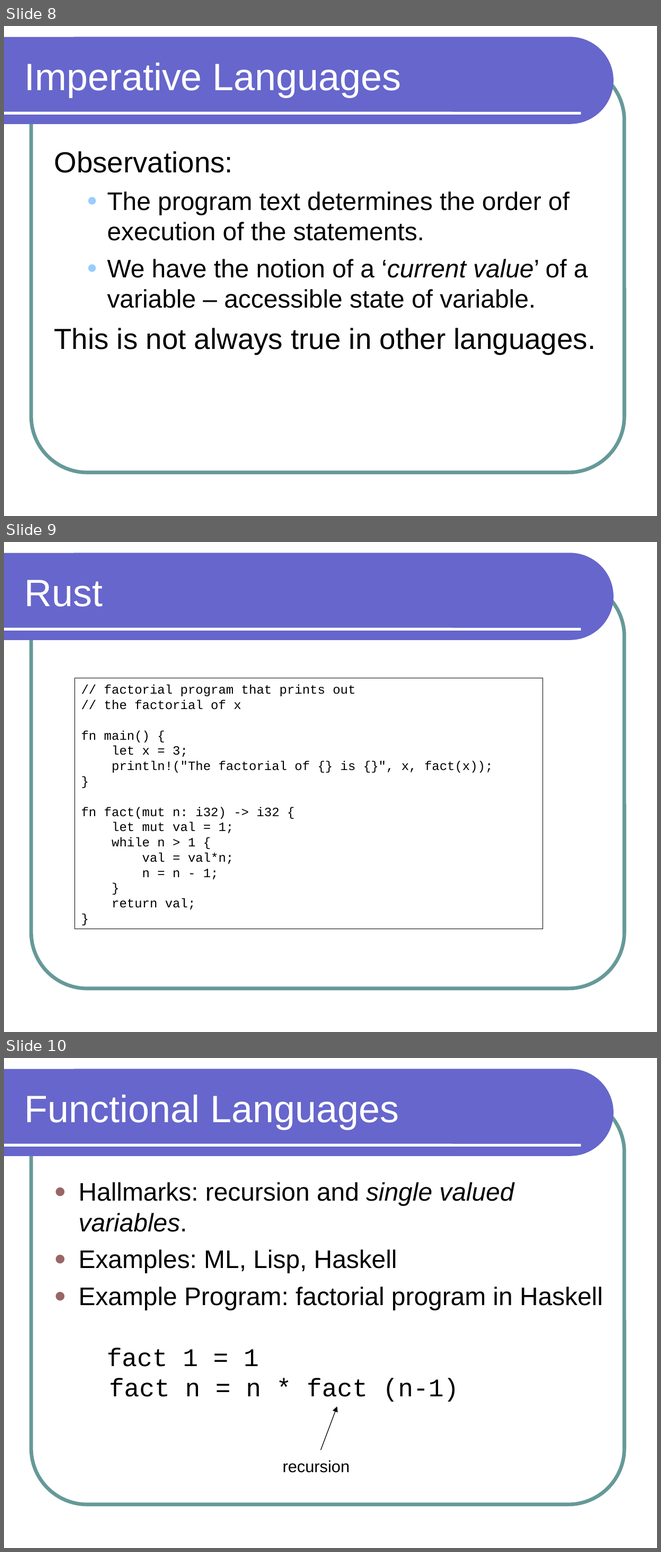
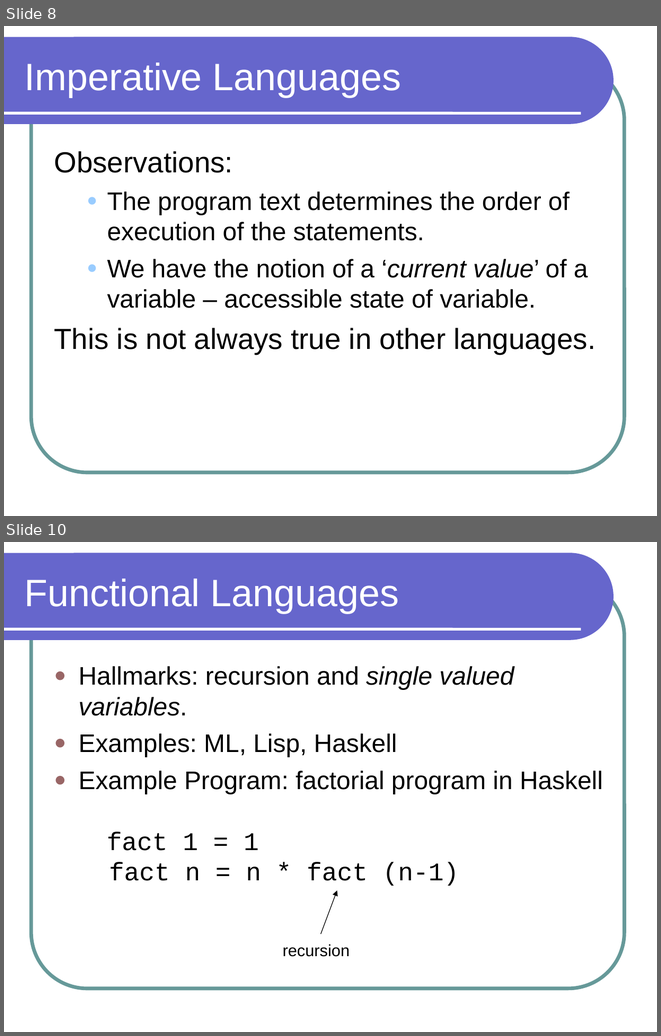
Before and after one commit to lutzhamel/CSC301, a slide deck: notes/csc301-ln001.ppt. Shown one above the other, each under a label of ours: slides 8, 9 and 10 before the commit, slides 8 and 10 after it; the slides between them are not shown. The pictures are 661x1552 and 661x1036 pixels, drawn with LibreOffice and Linux fonts; fonts in the diff are those of the drawing. Boxes give left, top, right and bottom in pixels: in the first picture for what was removed or moved away, otherwise in the second. Text is boxed around its words. In the diff, an @@ line names an element or a change of style, - is before the commit and + after.

```diff
--- a/notes/csc301-ln001.ppt
+++ b/notes/csc301-ln001.ppt
@@ slide 9 removed at <box>4,542,657,1032</box>, background #FFFFFF; not listed: 3 template elements that a slide beside it also shows @@
@@ title removed at <box>25,580,103,607</box> @@
-Rust
@@ rectangle removed at <box>74,678,542,928</box> @@
-// factorial program that prints out
-// the factorial of x
-fn main() {
-let x = 3;
-println!("The factorial of {} is {}", x, fact(x));
-}
-fn fact(mut n: i32) -> i32 {
-let mut val = 1;
-while n > 1 {
-val = val*n;
-n = n - 1;
-}
-return val;
-}
```
Also in this commit, not shown: 5 slides changed, 3 slides added, 2 other slides removed, 2 other files.
